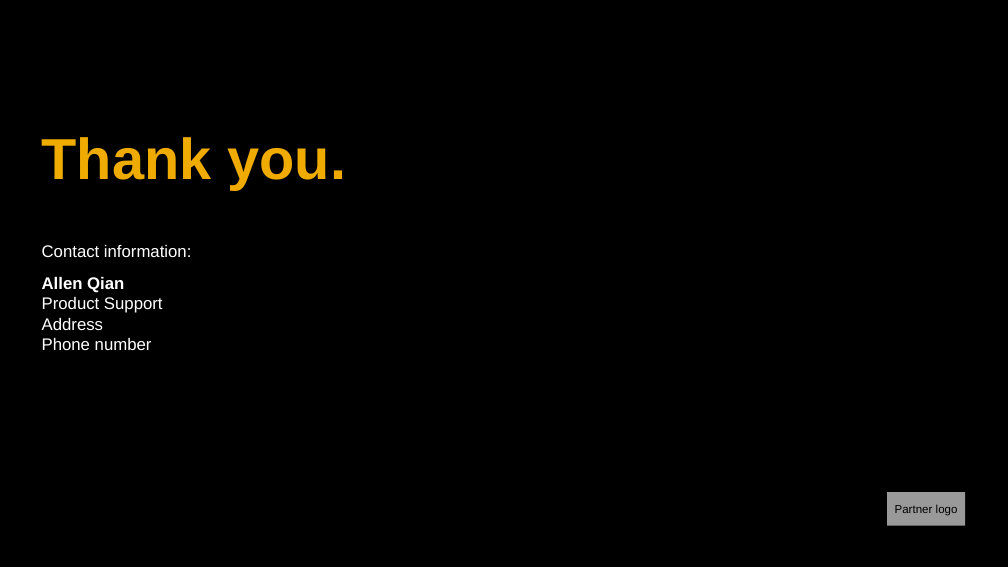
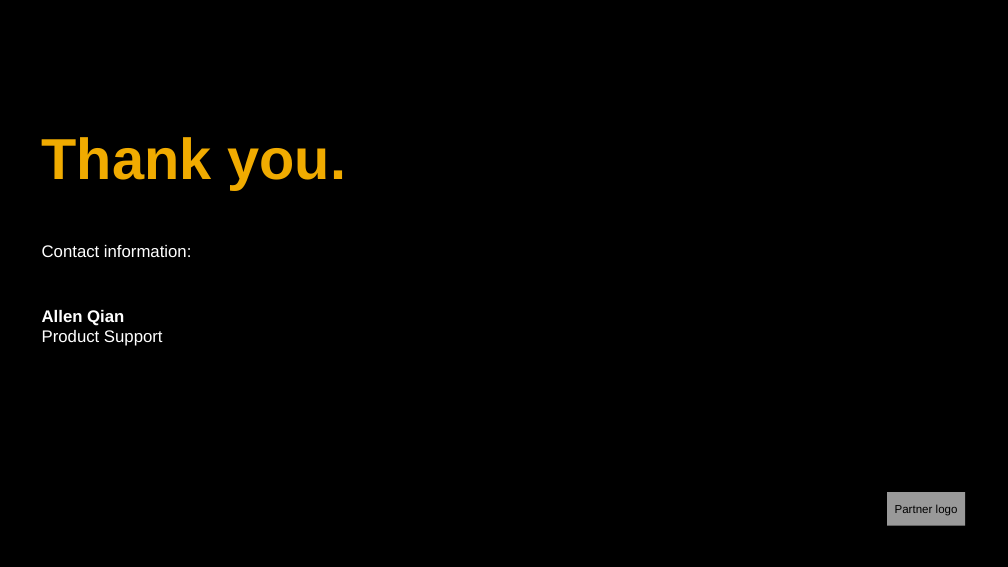
Before and after one commit to qianyilun/workload-calculator, a slide deck: slide 28 of SAP_2017_16x9_black_and_white.pptx (slide 27 before the commit). Drawn at 1008x567 pixels with LibreOffice and Linux fonts; fonts in the diff are those of the drawing; background and template pictures are left out. Boxes give left, top, right and bottom in pixels: in the first picture for what was removed or moved away, otherwise in the second. Text is boxed around its words. In the diff, an @@ line names an element or a change of style, - is before the commit and + after.

```diff
--- a/SAP_2017_16x9_black_and_white.pptx
+++ b/SAP_2017_16x9_black_and_white.pptx
@@ text at (x1=42, y1=318, x2=152, y2=350): paragraphs removed @@
-  Address
-  Phone number
```
Also in this commit, not shown: 4 other slides changed, 1 slide added, 2 other files.
